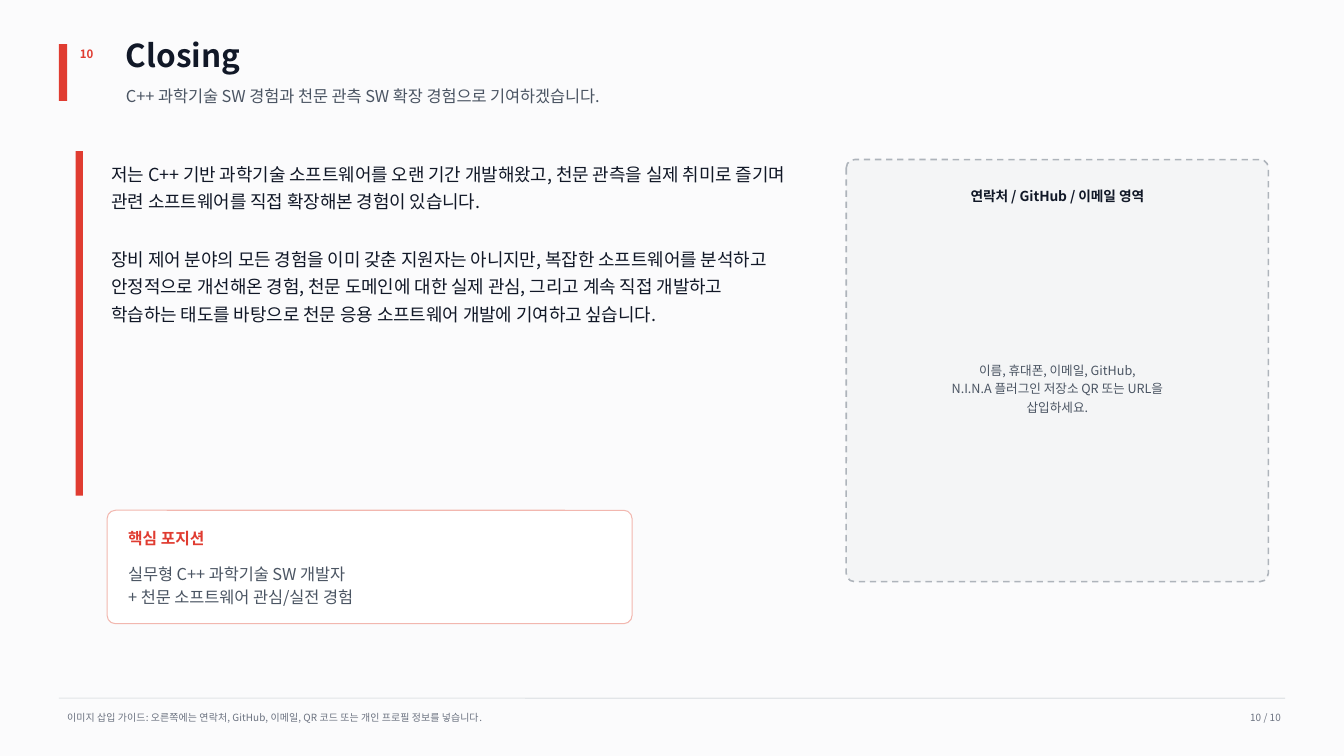
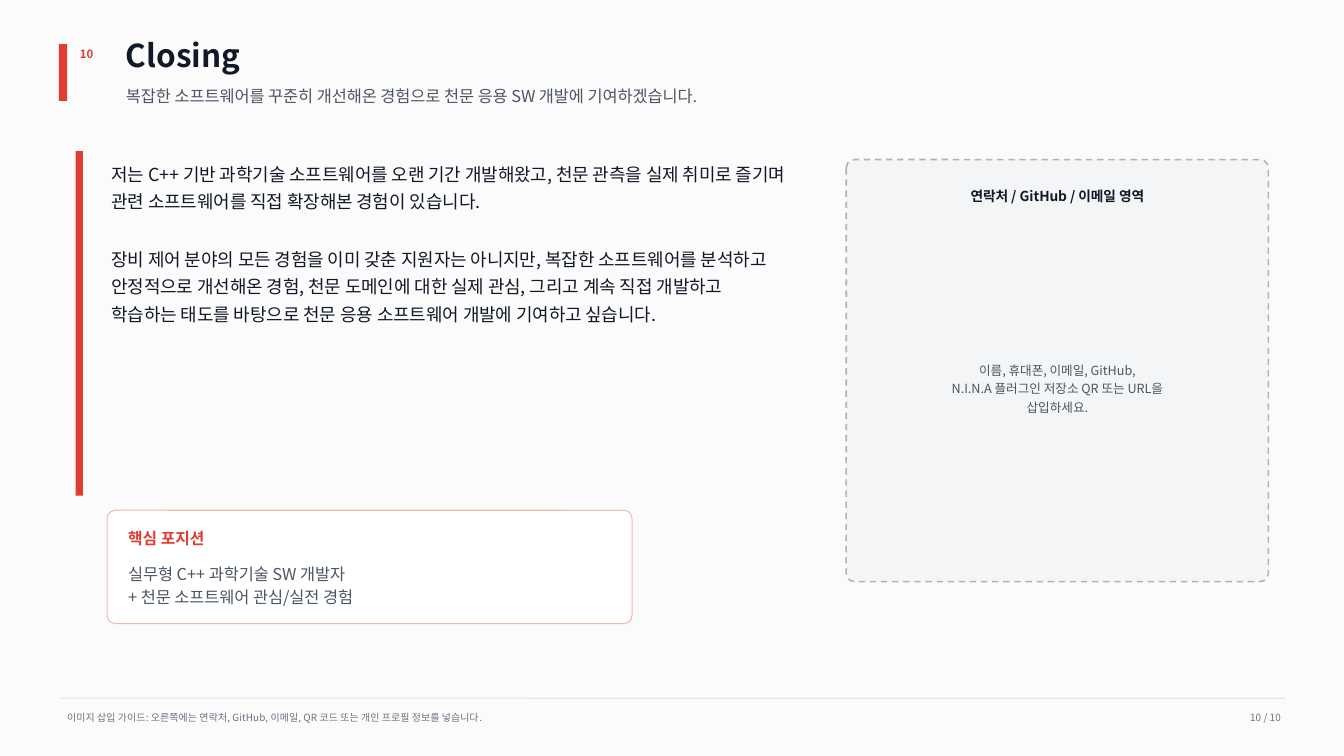
Before and after one commit to squallseo/Nina.Manualfocuser, a slide deck: slide 10 of docs/portfolio/Rainbow_Robotics_Astronomy_Portfolio.pptx. Drawn at 1344x756 pixels with LibreOffice and Linux fonts; fonts in the diff are those of the drawing. Boxes give left, top, right and bottom in pixels: in the first picture for what was removed or moved away, otherwise in the second. Text is boxed around its words. In the diff, an @@ line names an element or a change of style, - is before the commit and + after.

```diff
--- a/docs/portfolio/Rainbow_Robotics_Astronomy_Portfolio.pptx
+++ b/docs/portfolio/Rainbow_Robotics_Astronomy_Portfolio.pptx
@@ text at [126,88,697,104]: text changed @@
-C++ 과학기술 SW 경험과 천문 관측 SW 확장 경험으로 기여하겠습니다.
+복잡한 소프트웨어를 꾸준히 개선해온 경험으로 천문 응용 SW 개발에 기여하겠습니다.
```
Also in this commit, not shown: 8 other slides changed.
